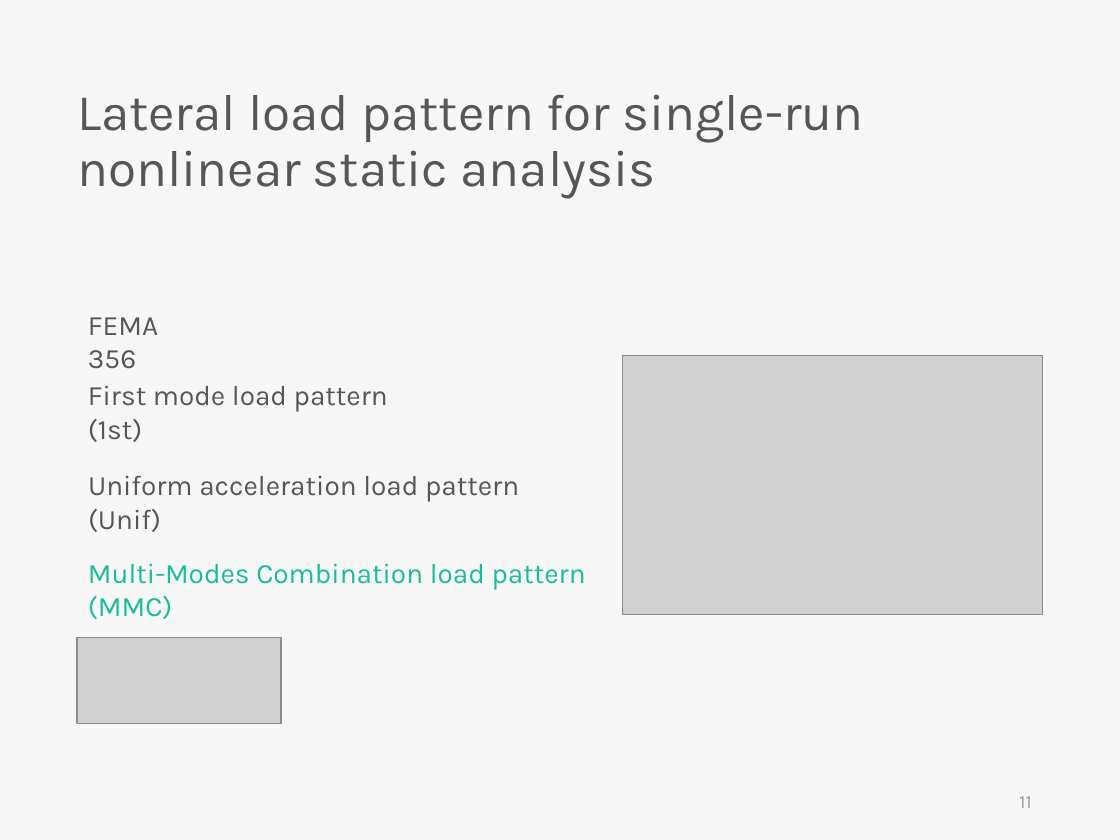
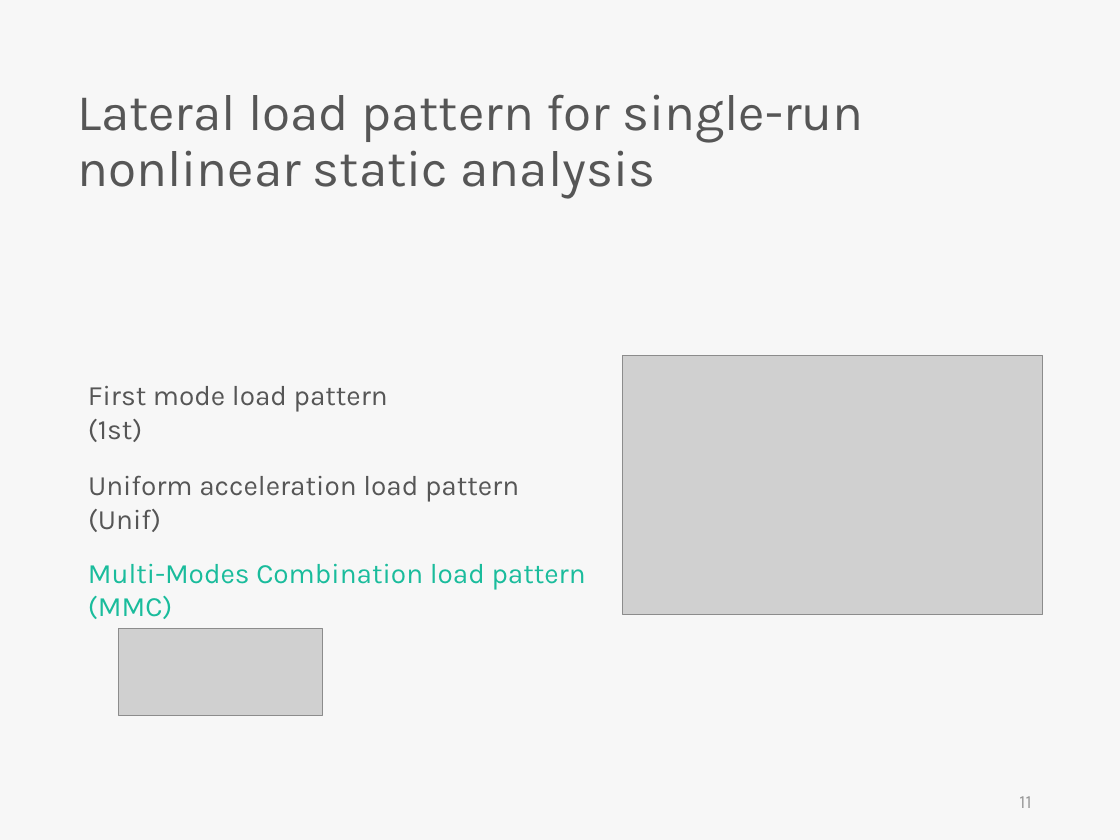
Before and after one commit to skyran1278/VbaProject, a slide deck: slide 11 of 20180126_SmartSplice/20180808_Meeting/Incremental dynamic analysis with multi-modes for seismic performance evaluation of RC bridges.pptx. Drawn at 1120x840 pixels with LibreOffice and Linux fonts; fonts in the diff are those of the drawing; grey boxes stand for pictures. Boxes give left, top, right and bottom in pixels: in the first picture for what was removed or moved away, otherwise in the second. Text is boxed around its words. In the diff, an @@ line names an element or a change of style, - is before the commit and + after.

```diff
--- a/20180126_SmartSplice/20180808_Meeting/Incremental dynamic analysis with multi-modes for seismic performance evaluation of RC bridges.pptx
+++ b/20180126_SmartSplice/20180808_Meeting/Incremental dynamic analysis with multi-modes for seismic performance evaluation of RC bridges.pptx
@@ text removed at [88, 317, 158, 369] @@
-FEMA 356
@@ picture: place and size @@
-picture at [77, 637, 281, 724]
+picture at [119, 629, 323, 716]
```
Also in this commit, not shown: 1 other slide changed, 5 slides added, 5 slides removed.
